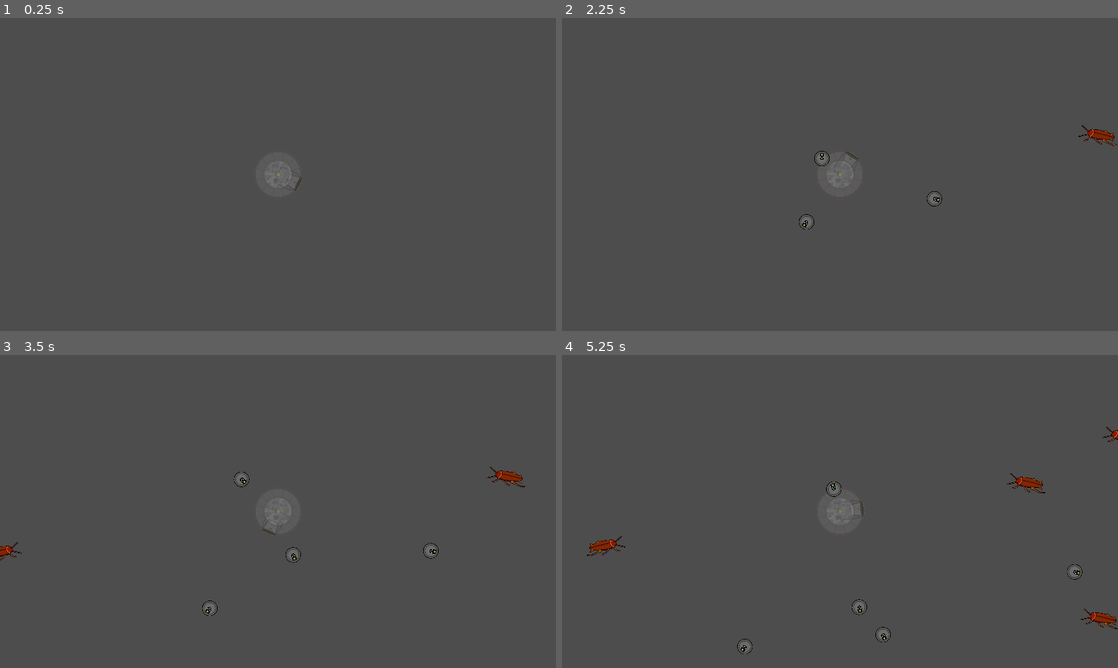
Above: before the commit, frames 1-4 (two rows, left to right).
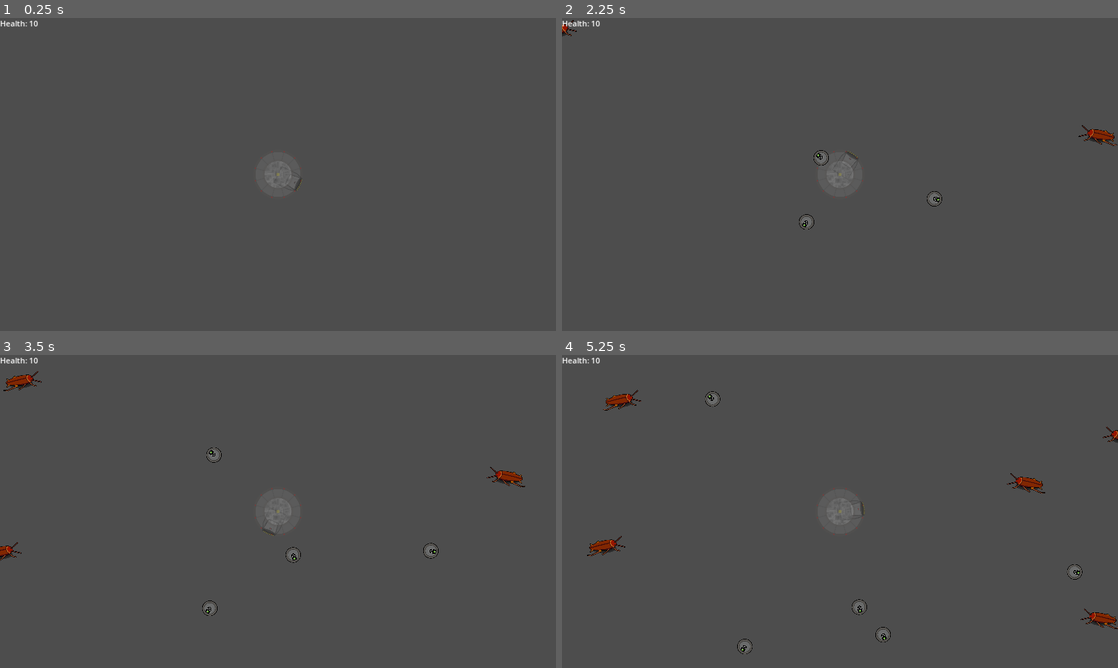
Above: after the commit, the same moments.

Repository: PlainOldNoah/DroneDeployer
Game: Godot game, scene res://main.tscn
Same seed, same stepped clock (60 frames per second), same inputs: the game is played once before the commit and once after it.
Inputs (mouse positions are in pixels of both pictures, inside the frame that each line leads up to):
- Up to frame 1 (0.25 s): no input
- Up to frame 2 (2.25 s): tap Enter at 0.5 s; move the mouse to (962, 158) at 0.52 s; press the mouse at (962, 158) at 0.53 s; move the mouse to (728, 190) at 1.27 s; release the mouse at (728, 190) at 1.28 s; click (728, 190) at 1.35 s; move the mouse to (895, 105) at 2.02 s; press the mouse at (895, 105) at 2.03 s
- Up to frame 3 (3.5 s): move the mouse to (250, 574) at 2.77 s; release the mouse at (250, 574) at 2.78 s; click (250, 574) at 2.85 s
- Up to frame 4 (5.25 s): move the mouse to (1006, 558) at 3.52 s; press the mouse at (1006, 558) at 3.53 s; move the mouse to (673, 464) at 4.27 s; release the mouse at (673, 464) at 4.28 s; click (673, 464) at 4.35 s; move the mouse to (867, 511) at 5.02 s; press the mouse at (867, 511) at 5.03 s

The runs differ from the first frame. In frame 1, less than 0.1% of the frame differs, in the area x 0-7%, y 0-3%; in frame 2, 0.2%; in frame 3, 0.4%; in frame 4, 0.5%, in the area x 0-100%, y 0-87%.

Commit message:
Health is now reported

Diff:
--- a/Drone Deployer/drone_core/ddcc.gd
+++ b/Drone Deployer/drone_core/ddcc.gd
@@ -57,6 +57,12 @@
 		body.queue_free() # TODO
 
 
+func _on_core_area_area_entered(area):
+	if area.is_in_group("enemy"):
+		GameplayManager._on_ddcc_take_damage(area.stats.damage)
+		area.queue_free()
+
+
 func _on_arming_range_body_exited(_body):
 	pass
 #	if body.is_in_group("drone"):
--- a/Drone Deployer/drone_core/ddcc.tscn
+++ b/Drone Deployer/drone_core/ddcc.tscn
@@ -94,6 +94,7 @@
 shape = SubResource("CircleShape2D_kmesp")
 debug_color = Color(0, 0.6, 0.701961, 0.0980392)
 
+[connection signal="area_entered" from="CoreArea" to="." method="_on_core_area_area_entered"]
 [connection signal="body_entered" from="CoreArea" to="." method="_on_core_area_body_entered"]
 [connection signal="body_exited" from="ArmingRange" to="." method="_on_arming_range_body_exited"]
 [connection signal="body_entered" from="CollectionRange" to="." method="_on_collection_range_body_entered"]
--- a/Drone Deployer/enemies/base_enemy.gd
+++ b/Drone Deployer/enemies/base_enemy.gd
@@ -4,6 +4,7 @@
 	"speed":0,
 	"max_hp":0,
 	"health":0,
+	"damage":0,
 }
 
 var velocity:Vector2 = Vector2()
@@ -57,5 +58,4 @@
 func take_hit(damage:int):
 	stats.health -= damage
 	if stats.health <= 0:
-		print("DEAD")
 		queue_free()
--- a/Drone Deployer/enemies/base_enemy.tscn
+++ b/Drone Deployer/enemies/base_enemy.tscn
@@ -9,4 +9,6 @@
 
 [node name="Sprite2D" type="Sprite2D" parent="."]
 
+[node name="Shadow" type="Sprite2D" parent="."]
+
 [node name="CollisionShape2D" type="CollisionShape2D" parent="."]
--- a/Drone Deployer/enemies/roach.gd
+++ b/Drone Deployer/enemies/roach.gd
@@ -4,6 +4,7 @@
 	"speed":50,
 	"max_hp":1,
 	"health":0,
+	"damage":1,
 }
 
 
--- a/Drone Deployer/enemies/roach.tscn
+++ b/Drone Deployer/enemies/roach.tscn
@@ -1,12 +1,13 @@
-[gd_scene load_steps=5 format=3 uid="uid://c4t4k6ucmdjsw"]
+[gd_scene load_steps=6 format=3 uid="uid://c4t4k6ucmdjsw"]
 
 [ext_resource type="PackedScene" uid="uid://e7ud1rls0atx" path="res://enemies/base_enemy.tscn" id="1_jeqh5"]
 [ext_resource type="Script" path="res://enemies/roach.gd" id="2_tsqcy"]
 [ext_resource type="Texture2D" uid="uid://12ok6po7sk3k" path="res://assets/visual/roach.png" id="3_0oajm"]
+[ext_resource type="Texture2D" uid="uid://d2tbcl22i5j48" path="res://assets/visual/shadow.png" id="4_hbkxu"]
 
 [sub_resource type="CapsuleShape2D" id="CapsuleShape2D_s6l6r"]
-radius = 33.0
-height = 160.0
+radius = 25.0
+height = 135.0
 
 [node name="Roach" instance=ExtResource("1_jeqh5")]
 scale = Vector2(0.4, 0.4)
@@ -15,6 +16,13 @@
 [node name="Sprite2D" parent="." index="0"]
 texture = ExtResource("3_0oajm")
 
-[node name="CollisionShape2D" parent="." index="1"]
+[node name="Shadow" parent="." index="1"]
+z_index = -1
+position = Vector2(-13.75, 11.25)
+scale = Vector2(1.04779, 0.386029)
+texture = ExtResource("4_hbkxu")
+
+[node name="CollisionShape2D" parent="." index="2"]
+position = Vector2(-15, 12.5)
 rotation = -1.57079
 shape = SubResource("CapsuleShape2D_s6l6r")
--- /dev/null
+++ b/Drone Deployer/gameplay_manager.gd
@@ -0,0 +1,21 @@
+extends Node
+
+signal ddcc_health_changed(ddcc_max_health:int)
+
+@export_range(0, 999) var ddcc_max_health:int = 10
+var playtime:int = 0
+
+
+func _ready():
+	await get_tree().root.ready
+	emit_signal("ddcc_health_changed", ddcc_max_health)
+
+
+# Handles the ddcc's health and reduces it by damage recieved
+func _on_ddcc_take_damage(damage:int):
+	ddcc_max_health = clampi(ddcc_max_health - damage, 0, ddcc_max_health)
+	emit_signal("ddcc_health_changed", ddcc_max_health)
+
+
+func _on_gameplay_timer_timeout():
+	playtime += 1
--- /dev/null
+++ b/Drone Deployer/gameplay_manager.tscn
@@ -0,0 +1,12 @@
+[gd_scene load_steps=2 format=3 uid="uid://dhd2x6nupedsk"]
+
+[ext_resource type="Script" path="res://gameplay_manager.gd" id="1_yvwxg"]
+
+[node name="GameplayManager" type="Node"]
+editor_description = "Handles all gameplay events such as spawning enemies, controlling difficulty, updating score, taking damage, etc."
+script = ExtResource("1_yvwxg")
+
+[node name="GameplayTimer" type="Timer" parent="."]
+autostart = true
+
+[connection signal="timeout" from="GameplayTimer" to="." method="_on_gameplay_timer_timeout"]
--- a/Drone Deployer/project.godot
+++ b/Drone Deployer/project.godot
@@ -19,6 +19,7 @@
 
 DroneManager="*res://drone_core/drone_manager.gd"
 EnemyManager="*res://enemies/enemy_manager.gd"
+GameplayManager="*res://gameplay_manager.tscn"
 
 [display]
 
--- a/Drone Deployer/ui/gameboard.gd
+++ b/Drone Deployer/ui/gameboard.gd
@@ -15,6 +15,12 @@
 	set_boundries()
 	var _ok := DroneManager.connect("drone_created", add_node_to_lvl_obj)
 	_ok = EnemyManager.connect("enemy_created", add_enemy_to_map)
+	_ok = GameplayManager.connect("ddcc_health_changed", update_health_label)
+
+
+func update_health_label(new_health:int): # TEMP
+	$HealthLabel.text = "Health: " + str(new_health)
+
 
 
 func _input(event):
--- a/Drone Deployer/ui/gameboard.tscn
+++ b/Drone Deployer/ui/gameboard.tscn
@@ -9,6 +9,7 @@
 [sub_resource type="WorldBoundaryShape2D" id="WorldBoundaryShape2D_ceo3k"]
 
 [node name="Gameboard" type="Control"]
+editor_description = "Container for the actual game. Hold Drones, Enemies, DDCC, and other objects. Does not handle gameplay elements."
 layout_mode = 3
 anchors_preset = 15
 anchor_right = 1.0
@@ -66,4 +67,12 @@
 [node name="EnemySpawnClock" type="Timer" parent="."]
 autostart = true
 
+[node name="HealthLabel" type="Label" parent="."]
+layout_mode = 1
+anchors_preset = 10
+anchor_right = 1.0
+offset_bottom = 26.0
+grow_horizontal = 2
+text = "Health: "
+
 [connection signal="timeout" from="EnemySpawnClock" to="." method="_on_enemy_spawn_clock_timeout"]
Binary file added: Drone Deployer/assets/visual/shadow.png
Not shown, added: Drone Deployer/assets/visual/shadow.png.import
Not shown, added: Asset Workbook/shadow.ase
